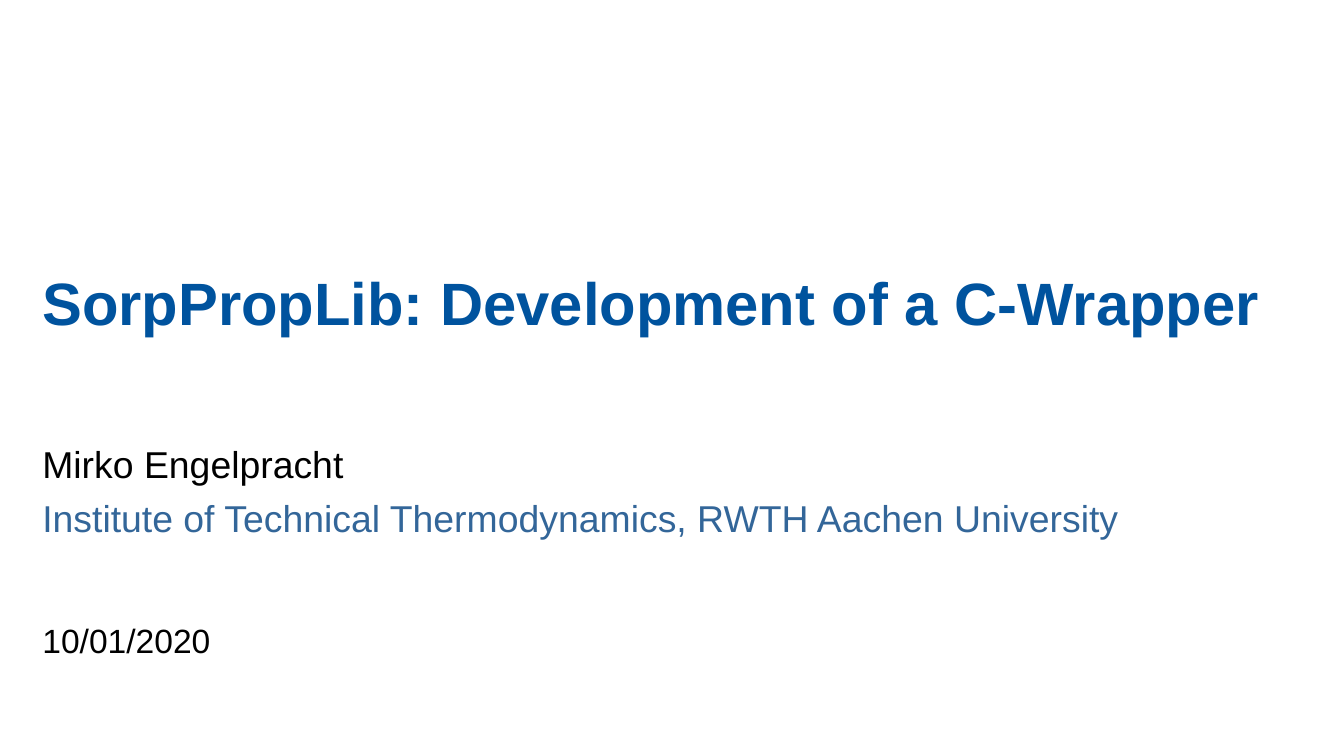
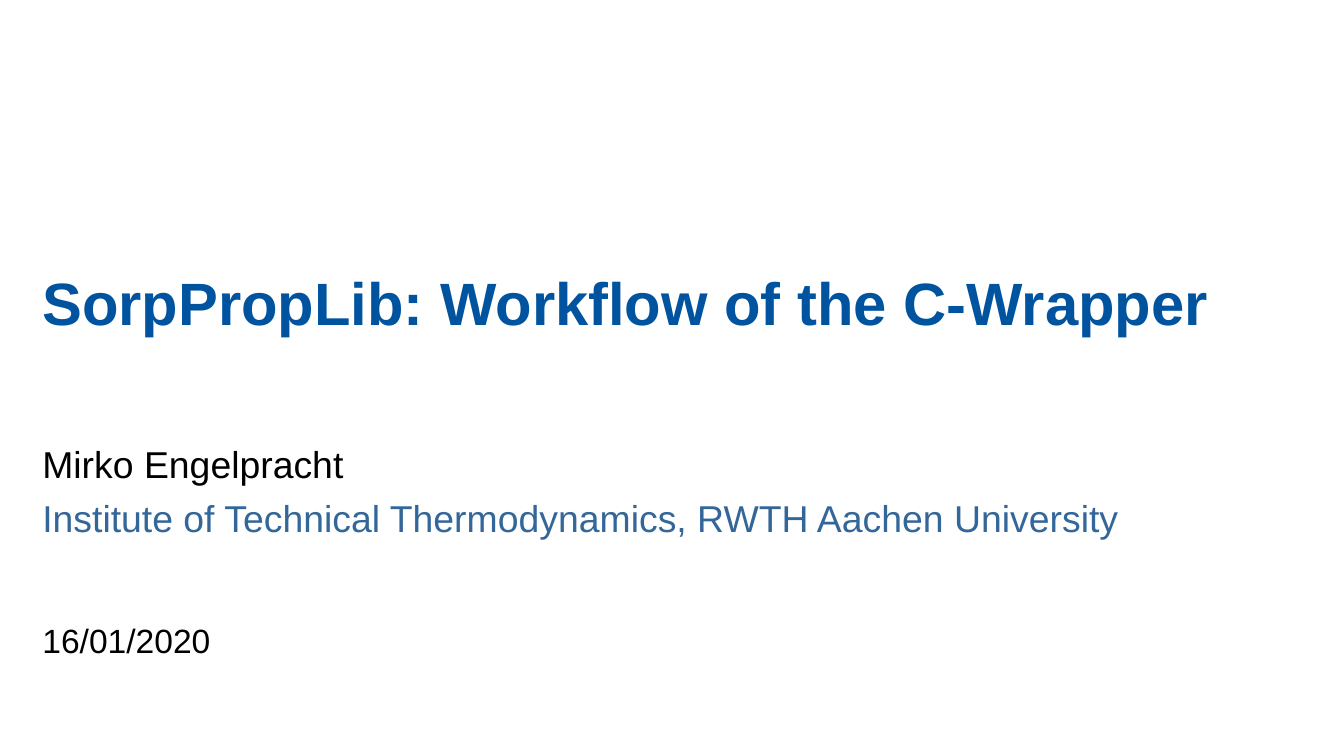
Before and after one commit to carlesRT/sorpproplib_JSON, a slide deck: slide 1 of c_wrapper/SorpPropLib_CWrapper.pptx. Drawn at 1344x756 pixels with LibreOffice and Linux fonts; fonts in the diff are those of the drawing; background and template pictures are left out. Boxes give left, top, right and bottom in pixels: in the first picture for what was removed or moved away, otherwise in the second. Text is boxed around its words. In the diff, an @@ line names an element or a change of style, - is before the commit and + after.

Commit message:
Updated workflow of C wrapper

```diff
--- a/c_wrapper/SorpPropLib_CWrapper.pptx
+++ b/c_wrapper/SorpPropLib_CWrapper.pptx
@@ title at (42, 281, 1207, 337): text changed; text colour #00539E to #00549F @@
-SorpPropLib: Development of a C-Wrapper
+SorpPropLib: Workflow of the C-Wrapper
@@ text at (42, 628, 210, 654): text changed @@
-10/01/2020
+16/01/2020
```
Also in this commit, not shown: 6 other slides changed, 7 slides added, 7 slides removed.
